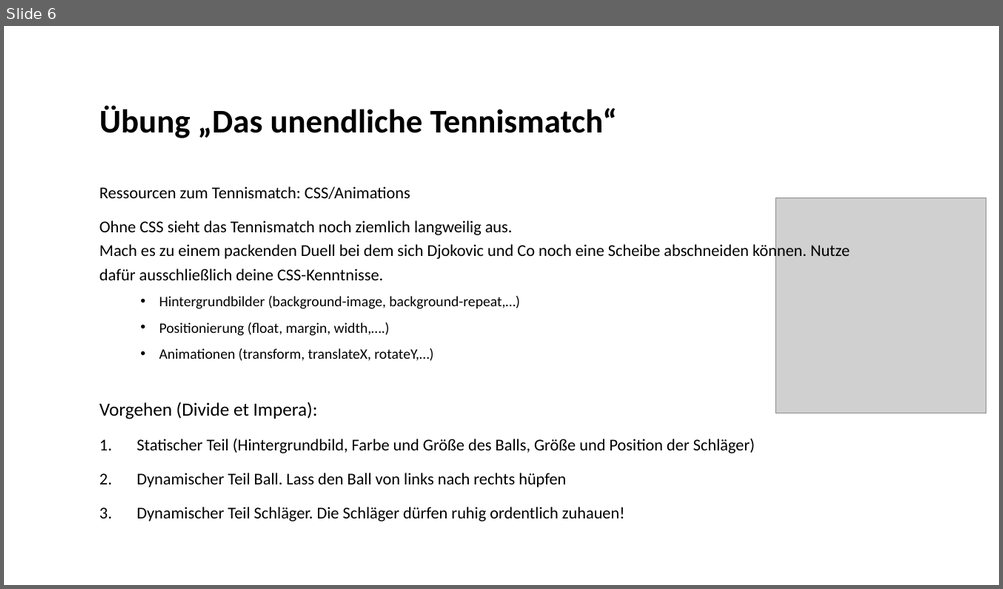
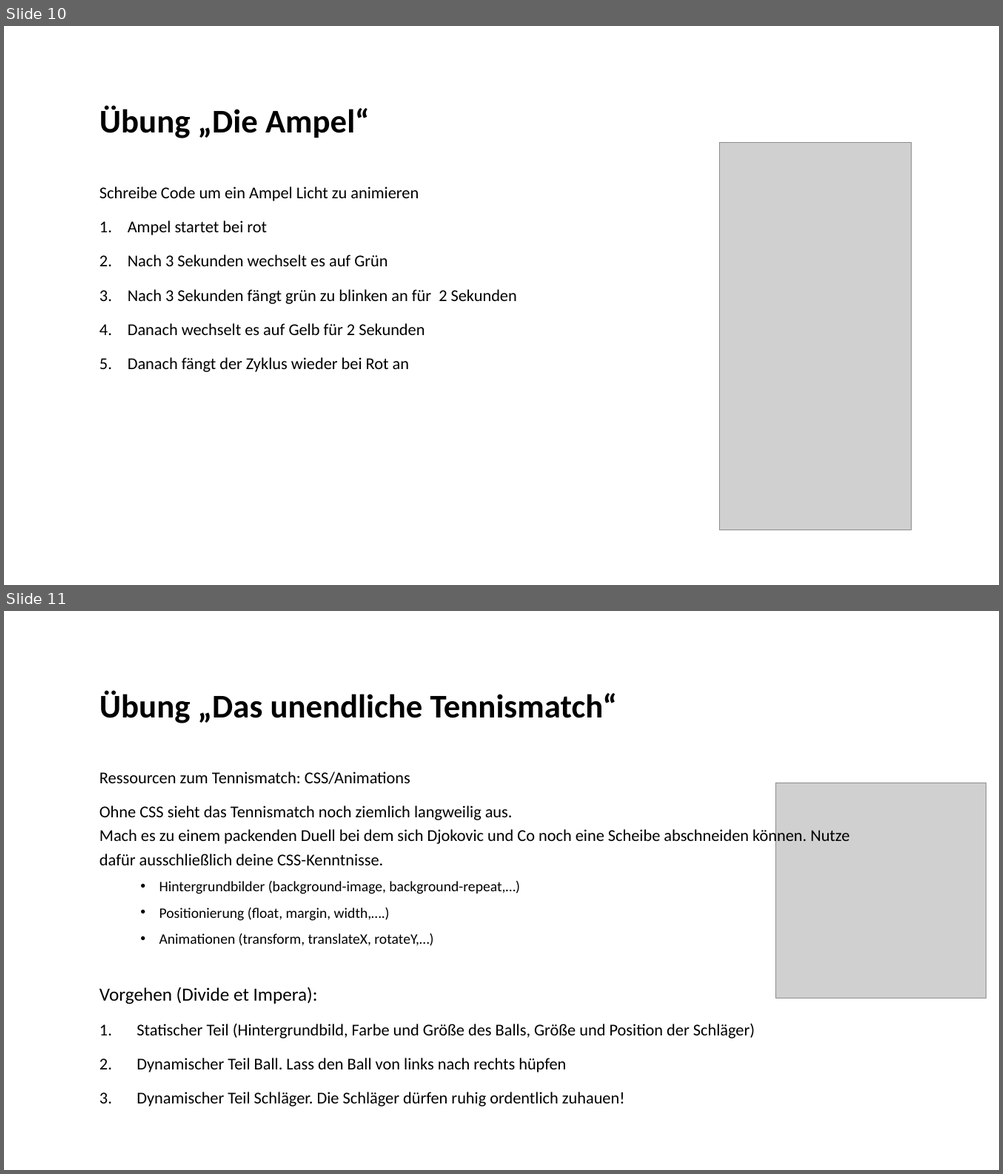
Before and after one commit to Holdo89/Webentwicklung_24_25, a slide deck: 3. CSS/Slides/CSS Transformation&Animation.pptx. Shown one above the other, each under a label of ours: slide 6 before the commit, slides 10 and 11 after it. The pictures are 1003x589 and 1003x1174 pixels, drawn with LibreOffice and Linux fonts; fonts in the diff are those of the drawing; grey boxes stand for pictures; background and template pictures are left out. Boxes give left, top, right and bottom in pixels: in the first picture for what was removed or moved away, otherwise in the second. Text is boxed around its words. In the diff, an @@ line names an element or a change of style, - is before the commit and + after.

```diff
--- a/3. CSS/Slides/CSS Transformation&Animation.pptx
+++ b/3. CSS/Slides/CSS Transformation&Animation.pptx
@@ slide 10 added at (4, 26, 999, 585), background #FFFFFF @@
@@ title added at (99, 105, 370, 138), 32 pt, text #000000, bold @@
+Übung „Die Ampel“
@@ picture added at (720, 143, 910, 531) @@
@@ text added at (99, 187, 517, 372), 16 pt, text #000000 @@
+Schreibe Code um ein Ampel Licht zu animieren
+1. Ampel startet bei rot
+2. Nach 3 Sekunden wechselt es auf Grün
+3. Nach 3 Sekunden fängt grün zu blinken an für 2 Sekunden
+4. Danach wechselt es auf Gelb für 2 Sekunden
+5. Danach fängt der Zyklus wieder bei Rot an
@@ what was slide 6 is now slide 11 @@
```
Also in this commit, not shown: 4 slides changed, 4 other slides added, 6 other files.
